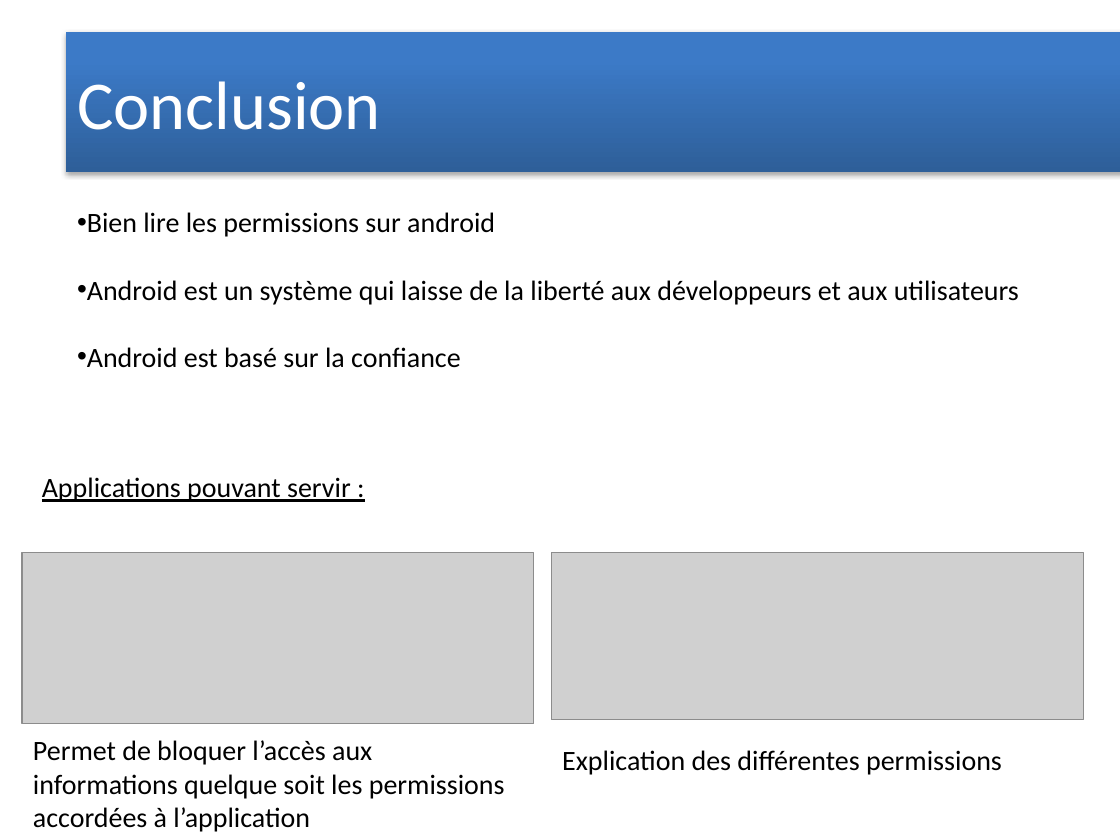
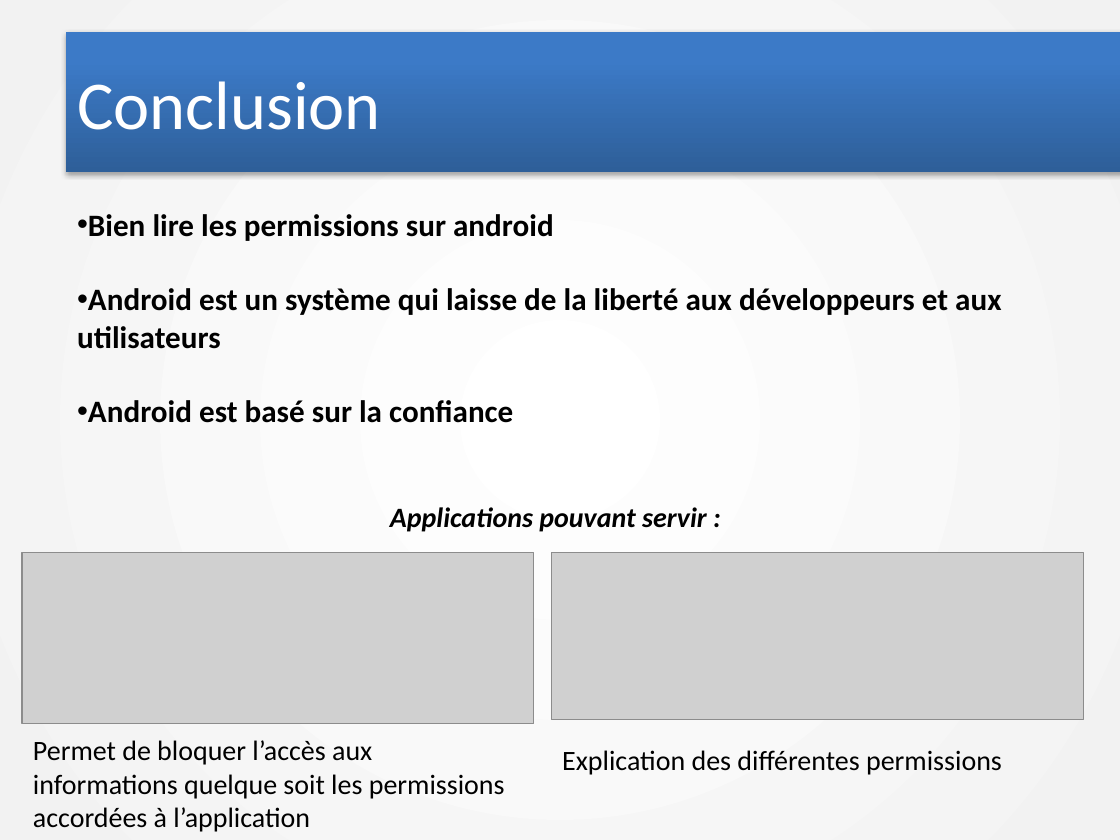
Before and after one commit to Syst54/UqacSecurite, a slide deck: slide 17 of Présentation1.pptx (slide 16 before the commit). Drawn at 1120x840 pixels with LibreOffice and Linux fonts; fonts in the diff are those of the drawing; grey boxes stand for pictures. Boxes give left, top, right and bottom in pixels: in the first picture for what was removed or moved away, otherwise in the second. Text is boxed around its words. In the diff, an @@ line names an element or a change of style, - is before the commit and + after.

```diff
--- a/Présentation1.pptx
+++ b/Présentation1.pptx
@@ background #FFFFFF to gradient #FFFFFF to #F2F2F2 @@
@@ text "Bien lire les permissions sur ..." at (77, 214, 1001, 423): size 18 to 20 pt, bold on @@
@@ text "Applications pouvant servir :": place and size @@
-text "Applications pouvant servir :" at (42, 477, 351, 502)
+text "Applications pouvant servir :" at (390, 507, 707, 532)
@@ text "Applications pouvant servir :" at (390, 507, 707, 532): bold on, italic on, underline off; alignment left to centre @@
```
Also in this commit, not shown: 15 other slides changed, 2 slides added, 1 slide removed, 2 other files.
